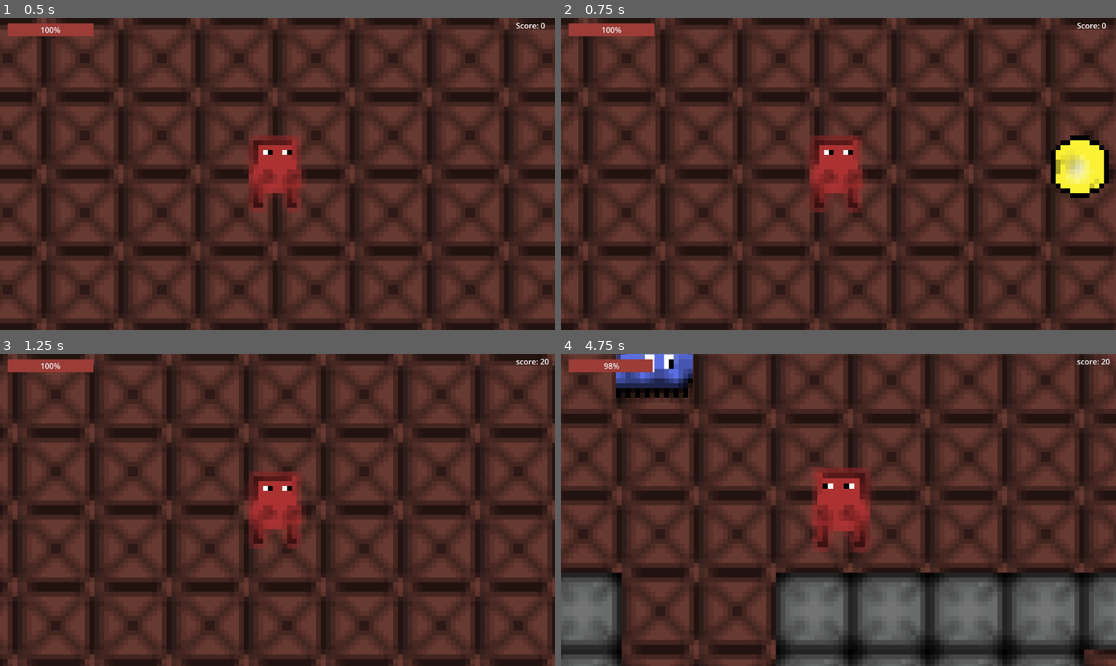
Above: before the commit, frames 1-4 (two rows, left to right).
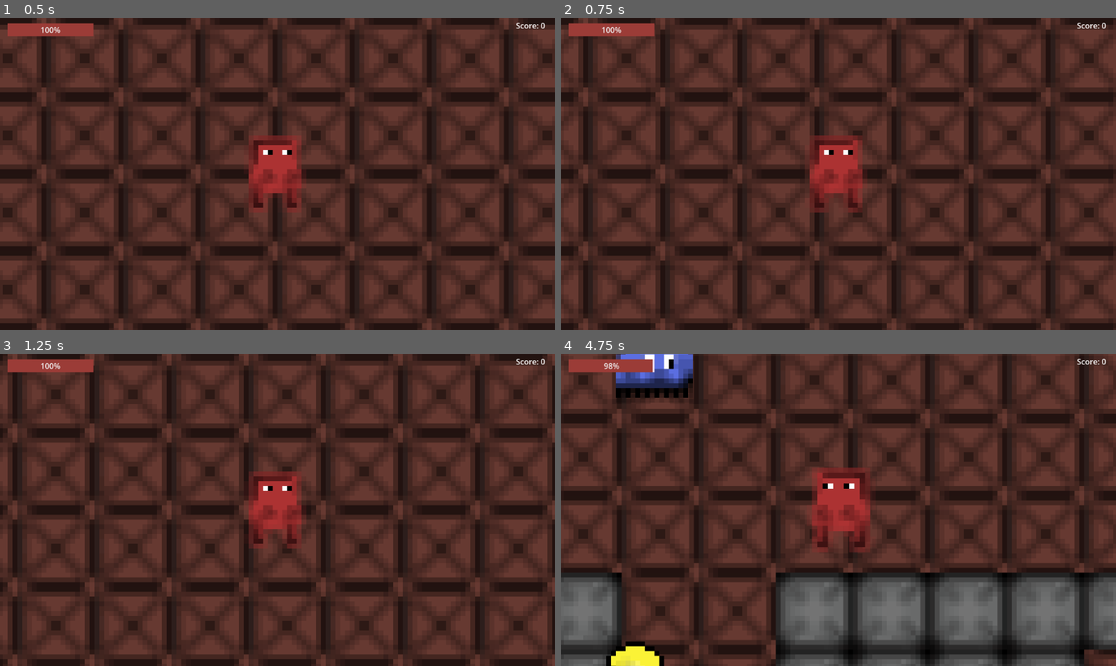
Above: after the commit, the same moments.

Repository: RasmusKuusmaa/Man-Eater
Game: Godot game, scene res://scenes/main.tscn
Same seed, same stepped clock (60 frames per second), same inputs: the game is played once before the commit and once after it.
Inputs:
- Up to frame 1 (0.5 s): no input
- Up to frame 2 (0.75 s): tap Enter at 0.5 s; hold D (move_right) from 0.53 s (still down)
- Up to frame 3 (1.25 s): keep holding D (move_right)
- Up to frame 4 (4.75 s): release D (move_right) at 1.28 s; hold S (move_down) 1.28-2.03 s; hold D (move_right) 2.03-2.78 s; hold Up (move_up) 2.78-3.53 s; hold A (move_left) from 3.53 s (still down)

Frame 1 is identical in both runs. In frame 2, 1.7% of the frame differs, in the area x 88-99%, y 37-58%; in frame 3, less than 0.1%; in frame 4, 0.7%.

Commit message:
spawn coins randomly

Diff:
--- a/scenes/main.tscn
+++ b/scenes/main.tscn
@@ -5,7 +5,8 @@
 [ext_resource type="Texture2D" uid="uid://cq8qgu76gr00s" path="res://assets/ManEaterTileMap_vol1.png" id="2_tbgi4"]
 [ext_resource type="PackedScene" uid="uid://hvqawgv7f8jx" path="res://scenes/enemy.tscn" id="3_sugp2"]
 [ext_resource type="Script" uid="uid://inr3nq37oeft" path="res://script/enemy_spawner.gd" id="4_jyhfs"]
-[ext_resource type="PackedScene" uid="uid://88n0ht0ypyn8" path="res://scenes/coin.tscn" id="6_tefeu"]
+[ext_resource type="Script" uid="uid://cgy3l6545y00m" path="res://script/coin_spawner.gd" id="6_tefeu"]
+[ext_resource type="PackedScene" uid="uid://88n0ht0ypyn8" path="res://scenes/coin.tscn" id="7_o6xl0"]
 
 [sub_resource type="TileSetAtlasSource" id="TileSetAtlasSource_tefeu"]
 texture = ExtResource("2_tbgi4")
@@ -35,5 +36,9 @@
 wait_time = 0.5
 autostart = true
 
-[node name="Coin" parent="." unique_id=457505823 instance=ExtResource("6_tefeu")]
-position = Vector2(721, -20)
+[node name="CoinSpawner" type="Node2D" parent="." unique_id=431688518]
+script = ExtResource("6_tefeu")
+coin_scene = ExtResource("7_o6xl0")
+
+[node name="CoinSpawnTimer" type="Timer" parent="." unique_id=1113939667]
+autostart = true
--- /dev/null
+++ b/script/coin_spawner.gd
@@ -0,0 +1,25 @@
+extends Node2D
+
+@onready var spawn_timer = $"../CoinSpawnTimer"
+
+@export var coin_scene: PackedScene
+@export var spawn_radius: float = 900
+
+var player: Node2D
+
+func _ready():
+	player = get_tree().get_first_node_in_group("player")
+	spawn_timer.timeout.connect(spawn_coin)
+
+func spawn_coin():
+	if player == null:
+		return
+
+	var coin = coin_scene.instantiate()
+
+	var angle = randf() * TAU
+	var offset = Vector2(cos(angle), sin(angle)) * spawn_radius
+
+	coin.global_position = player.global_position + offset
+
+	get_parent().add_child.call_deferred(coin)
Not shown, added: script/coin_spawner.gd.uid
